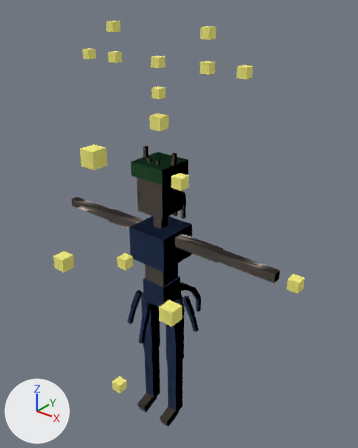
An edit to the glTF model avatar-core/fixtures/unity-synthetic.glb, drawn before and after from the same camera.
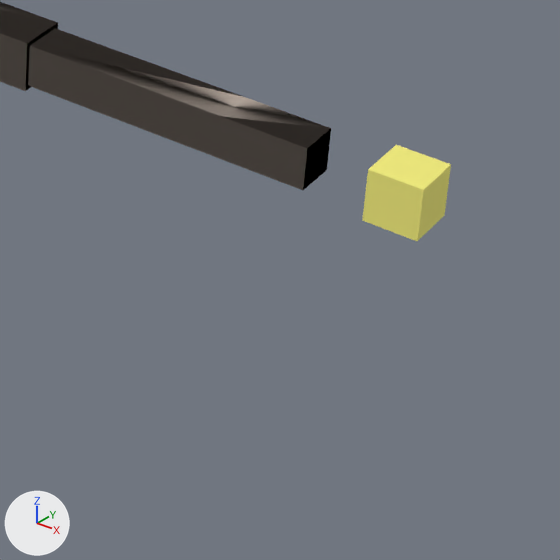
The first picture shows the older version from a camera (50 mm lens) standing at (1.68, -1.93, 2.65) and looking at (0.07, 0.08, 1.4). The close-ups show the older and then the newer version on the part from 59% to 91% of the width and 54% to 80% of the height of that picture. Only the edits that show in the close-ups are written down. Arrows for +X, +Y and +Z are at lower left; the lights stay in place.

Script lines for the objects in view, before the commit:
```python
me_body = bpy.data.meshes.new('Body')
me_body.from_pydata(...)  # 376 vertices, 588 faces; spans x -0.75..0.75, y -0.21..0.39, z -0.01..1.85
# faces by material slot: [324, 264]
me_body.materials.append(mat_skin)  # pale yellow #f3e1d3
me_body.materials.append(mat_cloth)  # blue #7ca0e7
me_cube = bpy.data.meshes.new('Cube')
me_cube.from_pydata(...)  # a box spanning x -0.5..0.5, y -0.5..0.5, z -0.5..0.5
me_cube.materials.append(mat_orb)  # yellow #f3ed7c
ob_body = bpy.data.objects.new('Body', me_body)
ob_body.location = (0.0, 0.0, 0.0)
ob_parent = bpy.data.objects.new('Parent', me_cube)
ob_parent.parent = ob_orbs
ob_parent.location = (0.85, 0.0, 1.35)
ob_parent.scale = (0.06, 0.06, 0.06)
```
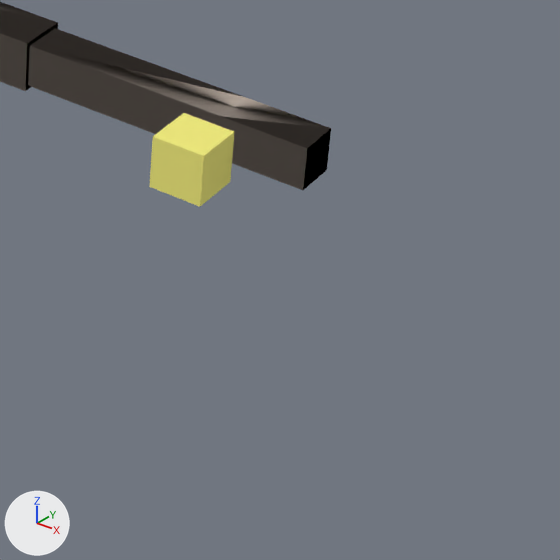
Boxes (x1, y1, x2, y2) around the edits, measured in the close-ups (560 x 560 px):
```json
{"object": "Parent", "change": "moved", "before": [362, 145, 451, 241], "after": [149, 113, 234, 207]}
```

Scene script edits in JSON lines:
```json
{"op": "set", "path": "ob_parent.location", "old": "(0.85, 0.0, 1.35)", "new": "(0.65, -0.08, 1.35)"}
```
